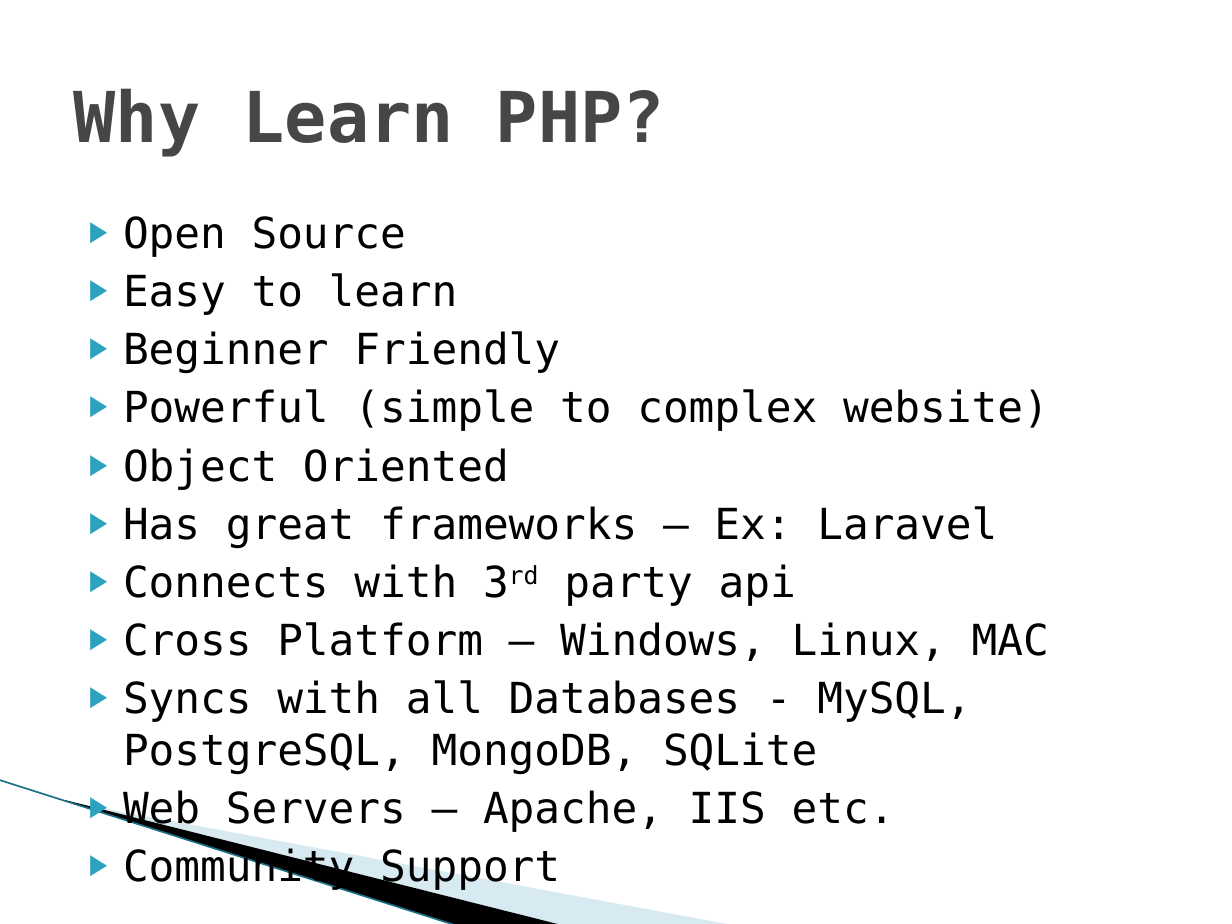
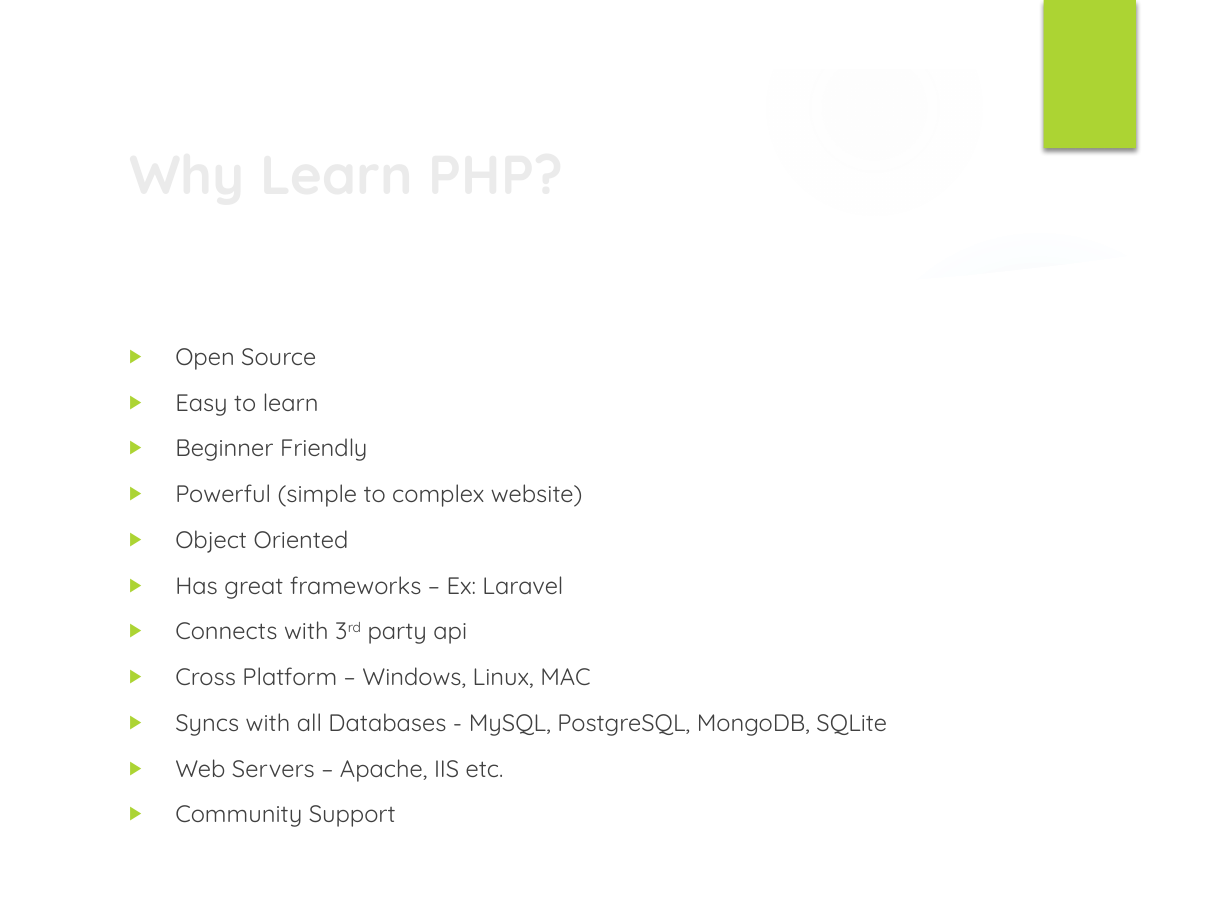
Before and after one commit to faisal2410/php_b2, a slide deck: slide 3 of 1_What_is_PHP.pptx. Drawn at 1232x924 pixels with LibreOffice and Linux fonts; fonts in the diff are those of the drawing; background and template pictures are left out. Boxes give left, top, right and bottom in pixels: in the first picture for what was removed or moved away, otherwise in the second. Text is boxed around its words. In the diff, an @@ line names an element or a change of style, - is before the commit and + after.

```diff
--- a/1_What_is_PHP.pptx
+++ b/1_What_is_PHP.pptx
@@ group added at (x1=0, y1=0, x2=1232, y2=924): 4 ellipses, 2 freeform shapes @@
@@ rectangle added at (x1=1044, y1=0, x2=1136, y2=148), fill #ACD433 @@
@@ title "Why Learn PHP?" moved from (x1=74, y1=88, x2=665, y2=157) to (x1=117, y1=124, x2=972, y2=221) @@
@@ title "Why Learn PHP?" at (x1=117, y1=124, x2=972, y2=221): size 41 to 32 pt, font DejaVu Sans Mono to Quicksand, text colour #464646 to #EBEBEB @@
@@ text "Open Source" moved from (x1=123, y1=216, x2=1049, y2=832) to (x1=175, y1=348, x2=887, y2=827) @@
@@ text "Open Source" at (x1=175, y1=348, x2=887, y2=827): size 25 to 13.9 pt, font DejaVu Sans Mono to Quicksand, text colour #000000 to #404040; indent changed; more space between paragraphs; bullet colour #2DA2BF to #ACD433 @@
@@ freeform shape removed at (x1=96, y1=674, x2=609, y2=869) @@
@@ freeform shape removed at (x1=0, y1=780, x2=505, y2=893) @@
@@ line removed from (0, 780) to (457, 924) @@
```
Also in this commit, not shown: 8 other slides changed, 12 other files.
